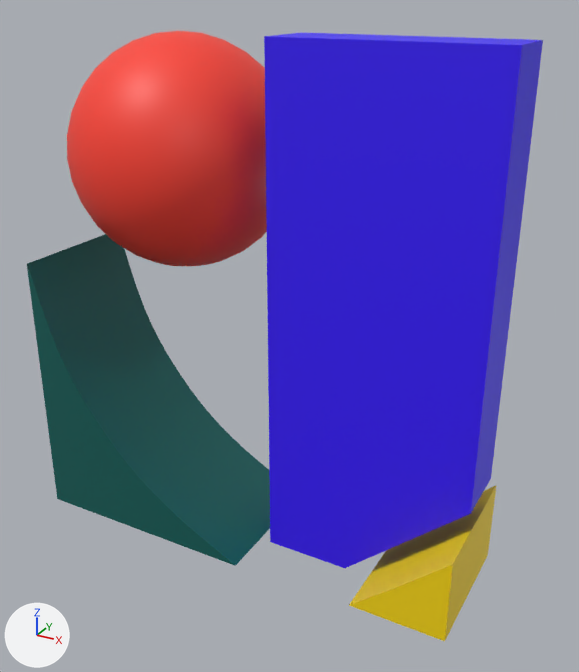
One commit to the glTF model logo3D.gltf: the scene before it, then after it.
Before and after are seen from a camera (50 mm lens) standing at (1.92, -3.57, 2.4) and looking at (-0.03, -0.03, 0.63). Every picture has the same lights, and +X, +Y and +Z are marked at lower left. Where no turn or scale is listed for an object, it has been applied to the vertices. Vertices at the same position are counted once.
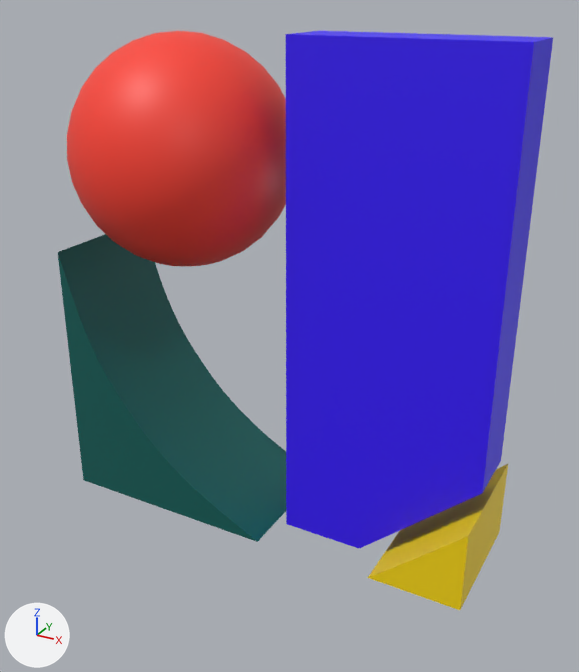
The newer file is also turned or shifted as a whole; pictures and numbers use the older file's frame.

Location of each change, (x1, y1, x2, y2) in pixels of the pictures (579 x 672 px):
```json
{"object": "Cube.001", "change": "reshaped", "before": [264, 33, 543, 568], "after": [286, 31, 553, 549]}
{"object": "Cube", "change": "reshaped", "before": [27, 234, 270, 566], "after": [58, 234, 286, 542], "on screen": "6% narrower, 7% shorter"}
{"object": "Cube.002", "change": "reshaped", "before": [349, 486, 496, 641], "after": [368, 464, 508, 610]}
```

Scene script edits in JSON lines:
```json
{"block": "me_cube_001", "where": "# used by ob_cube; location = (-0.516, -0.215, 0.297)"}
{"op": "remove", "block": "me_cube_001", "code": "me_cube_001.from_pydata(...)  # 128 vertices, 252 faces; spans x -0.85..0.46, y -0.38..0.38, z -0.84..0.7"}
{"op": "add", "block": "me_cube_001", "code": "me_cube_001.from_pydata(...)  # 128 vertices, 252 faces; spans x -0.85..0.46, y -0.15..0.62, z -0.84..0.7"}
{"block": "me_cube_001", "change": "me_cube_001 part 1: the whole mesh is rebuilt"}
{"block": "me_cube_002", "where": "# used by ob_cube_001; location = (0.577, -0.169, 0.98)"}
{"op": "remove", "block": "me_cube_002", "code": "me_cube_002.from_pydata(...)  # 12 vertices, 20 faces; spans x -0.56..0.56, y -0.17..0.17, z -1.51..1.2"}
{"op": "add", "block": "me_cube_002", "code": "me_cube_002.from_pydata(...)  # 12 vertices, 20 faces; spans x -0.56..0.56, y 0.02..0.36, z -1.51..1.2"}
{"block": "me_cube_002", "change": "me_cube_002 part 2: the whole mesh is rebuilt"}
{"block": "me_cube_003", "where": "# used by ob_cube_002; location = (0.771, -0.219, -0.166)"}
{"op": "remove", "block": "me_cube_003", "code": "me_cube_003.from_pydata(...)  # 8 vertices, 12 faces; spans x -0.146..0.368, y -0.368..0.368, z -0.368..0.097"}
{"op": "add", "block": "me_cube_003", "code": "me_cube_003.from_pydata(...)  # 8 vertices, 12 faces; spans x -0.146..0.368, y -0.128..0.608, z -0.368..0.097"}
{"block": "me_cube_003", "change": "me_cube_003 part 3: the whole mesh is rebuilt"}
```
